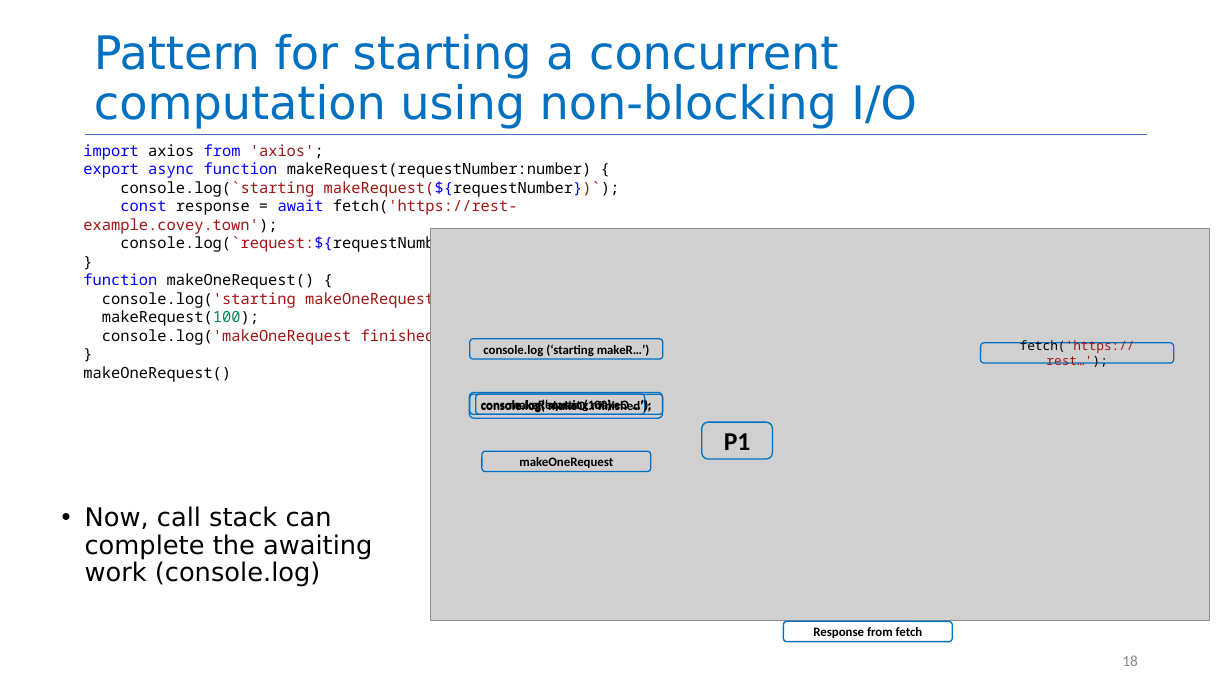
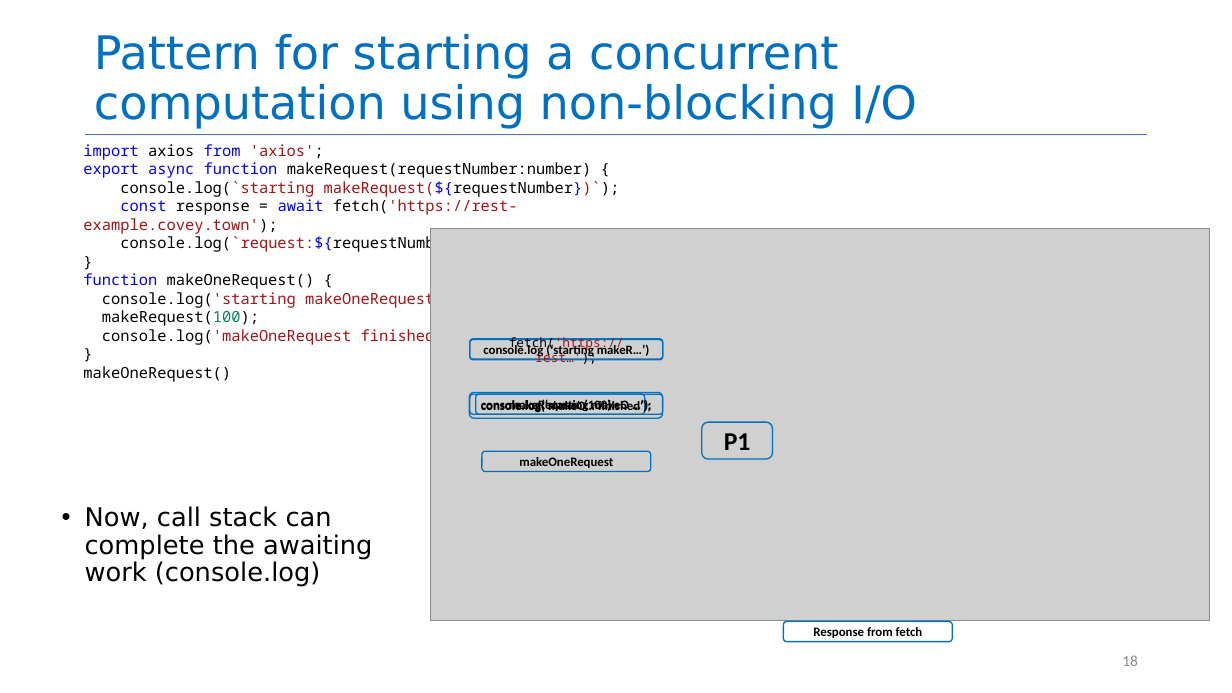
Before and after one commit to neu-se/CS4530-Fall-2026, a slide deck: slide 18 of Slides/Module 08 Concurrency.pptx. Drawn at 1232x693 pixels with LibreOffice and Linux fonts; fonts in the diff are those of the drawing; grey boxes stand for pictures. Boxes give left, top, right and bottom in pixels: in the first picture for what was removed or moved away, otherwise in the second. Text is boxed around its words. In the diff, an @@ line names an element or a change of style, - is before the commit and + after.

```diff
--- a/Slides/Module 08 Concurrency.pptx
+++ b/Slides/Module 08 Concurrency.pptx
@@ rounded rectangle "fetch('https://rest…');": place and size @@
-rounded rectangle "fetch('https://rest…');" at bbox=[981, 343, 1174, 363]
+rounded rectangle "fetch('https://rest…');" at bbox=[470, 340, 663, 360]
```
Also in this commit, not shown: 3 other slides changed, 1 other file.
